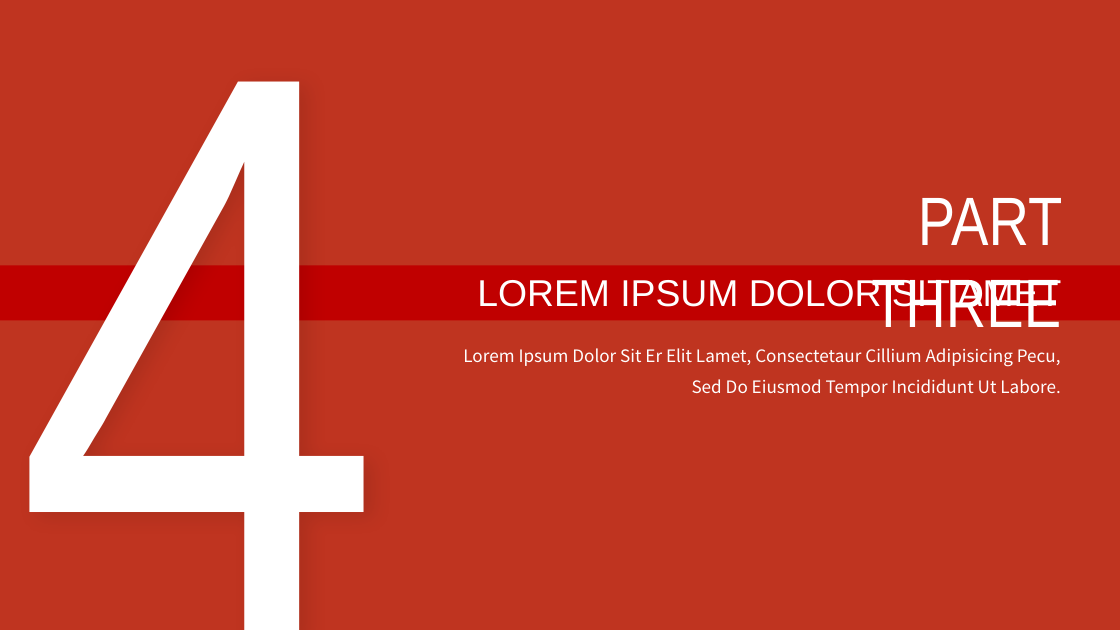
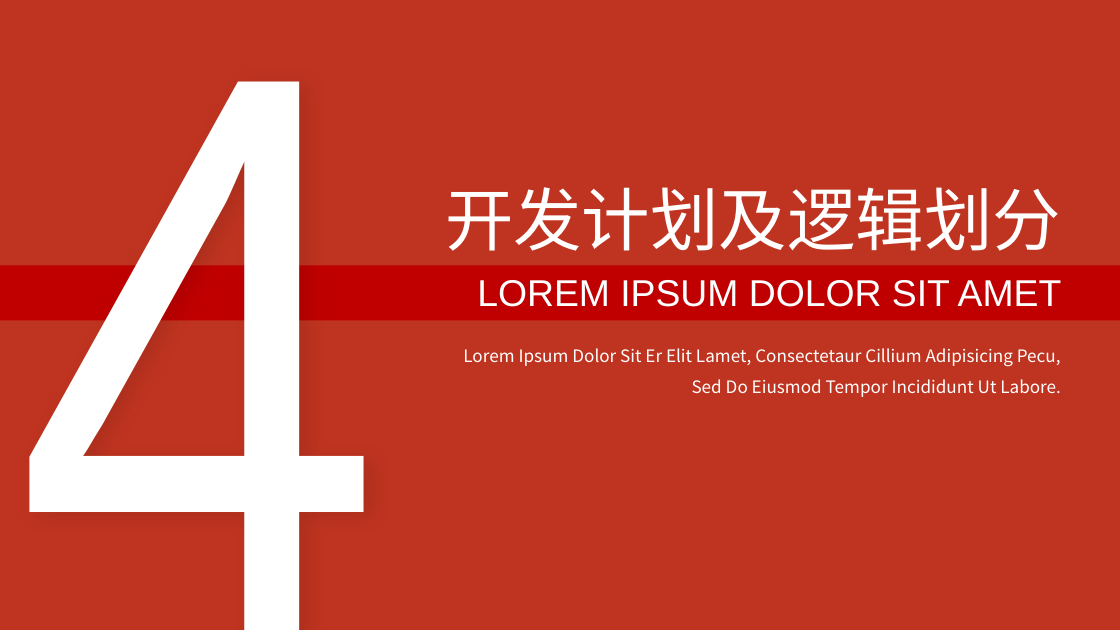
Before and after one commit to LiuWenJia-ops/LLY, a slide deck: slide 18 of presentation_material/开题模板.pptx. Drawn at 1120x630 pixels with LibreOffice and Linux fonts; fonts in the diff are those of the drawing. Boxes give left, top, right and bottom in pixels: in the first picture for what was removed or moved away, otherwise in the second. Text is boxed around its words. In the diff, an @@ line names an element or a change of style, - is before the commit and + after.

```diff
--- a/presentation_material/开题模板.pptx
+++ b/presentation_material/开题模板.pptx
@@ text at (445,187,1061,251): text changed @@
-PART THREE
+开发计划及逻辑划分
```
Also in this commit, not shown: 1 other slide changed, 2 slides added, 2 slides removed, 1 other file.
